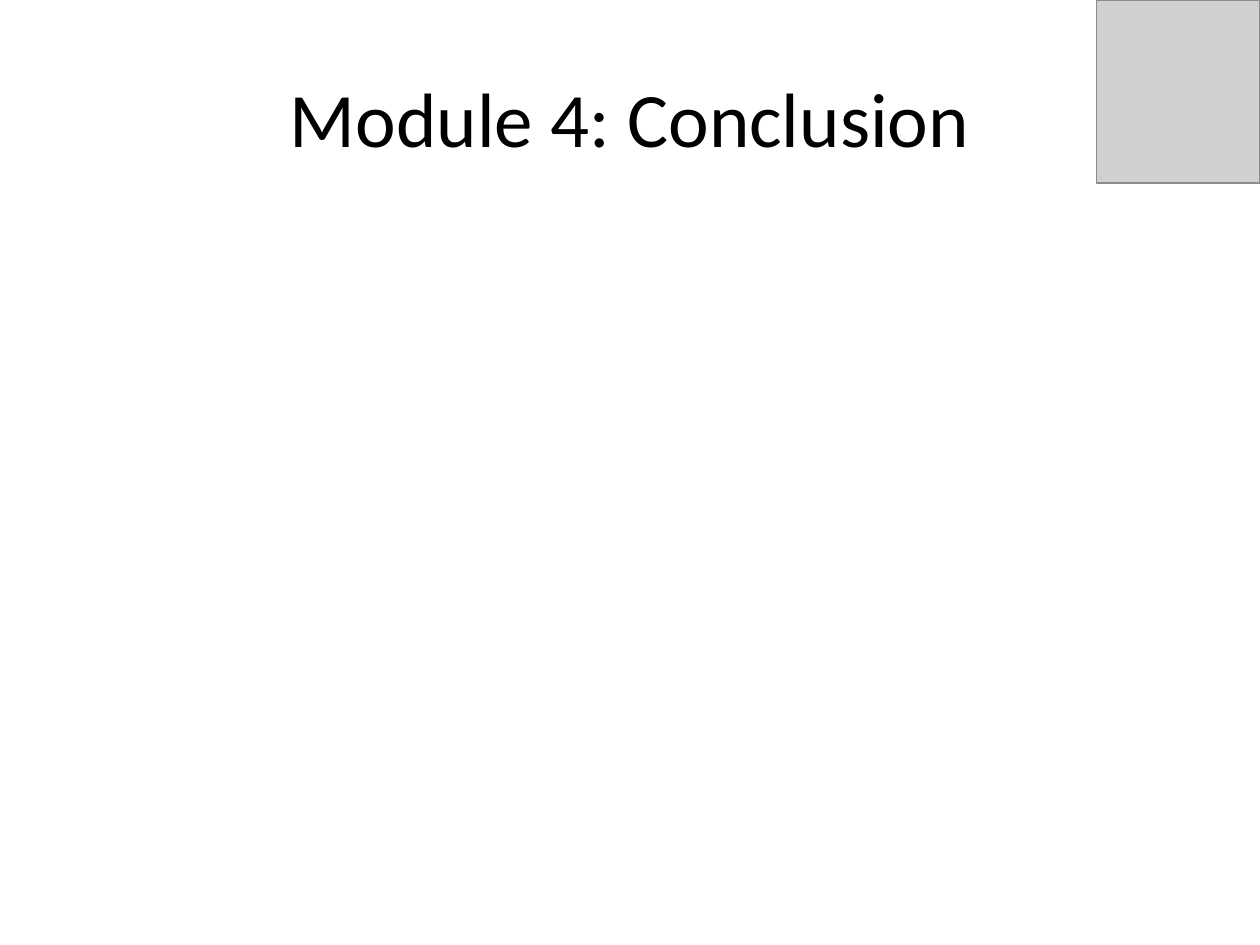
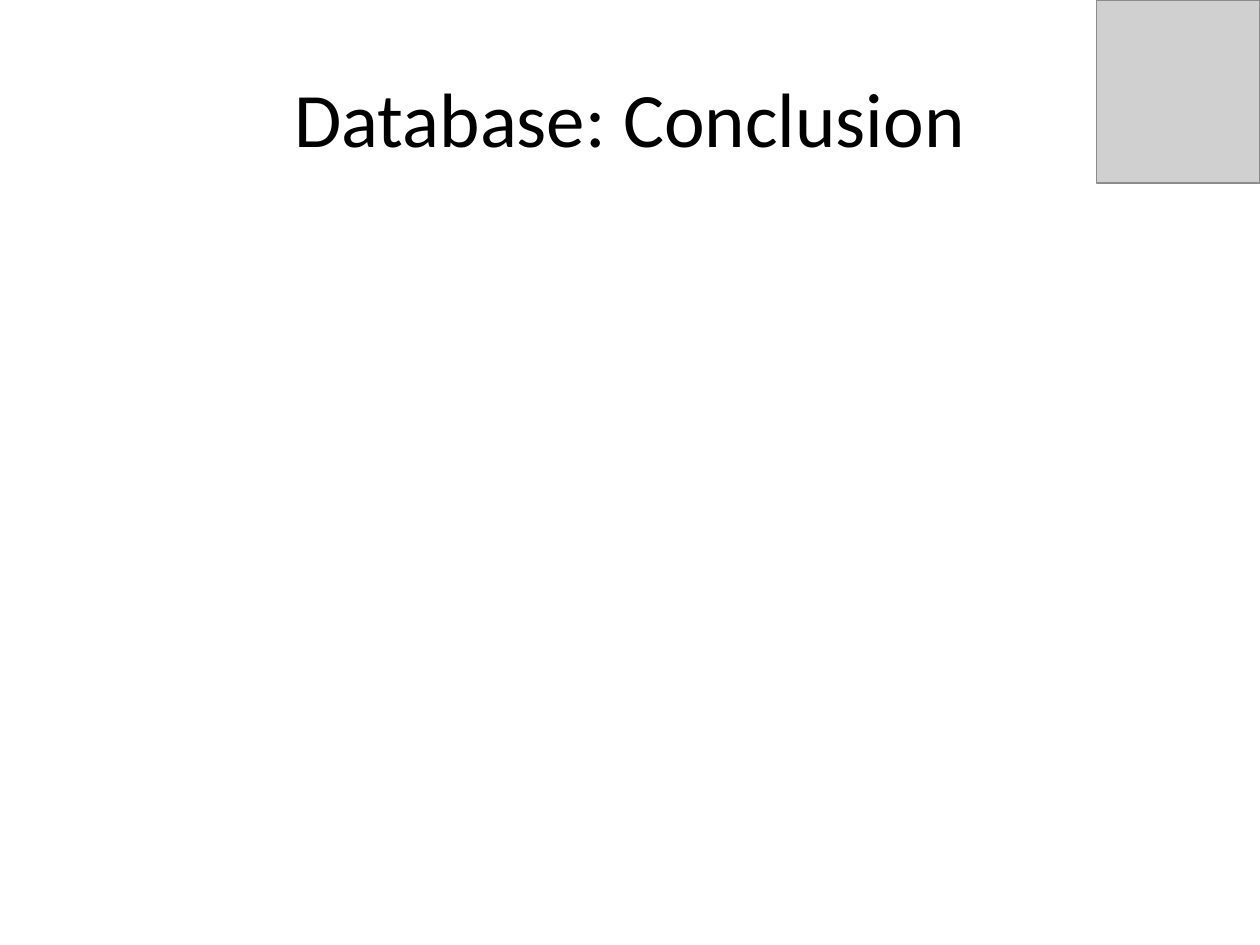
Before and after one commit to idxExtropy/duel-reality, a slide deck: slide 21 of Docs/DUEL REALITY .pptx (slide 17 before the commit). Drawn at 1260x945 pixels with LibreOffice and Linux fonts; fonts in the diff are those of the drawing; grey boxes stand for pictures. Boxes give left, top, right and bottom in pixels: in the first picture for what was removed or moved away, otherwise in the second. Text is boxed around its words. In the diff, an @@ line names an element or a change of style, - is before the commit and + after.

```diff
--- a/Docs/DUEL REALITY .pptx
+++ b/Docs/DUEL REALITY .pptx
@@ title at <box>294,93,964,148</box>: text changed @@
-Module 4: Conclusion
+Database: Conclusion
```
Also in this commit, not shown: 8 other slides changed, 8 slides added, 4 slides removed.
